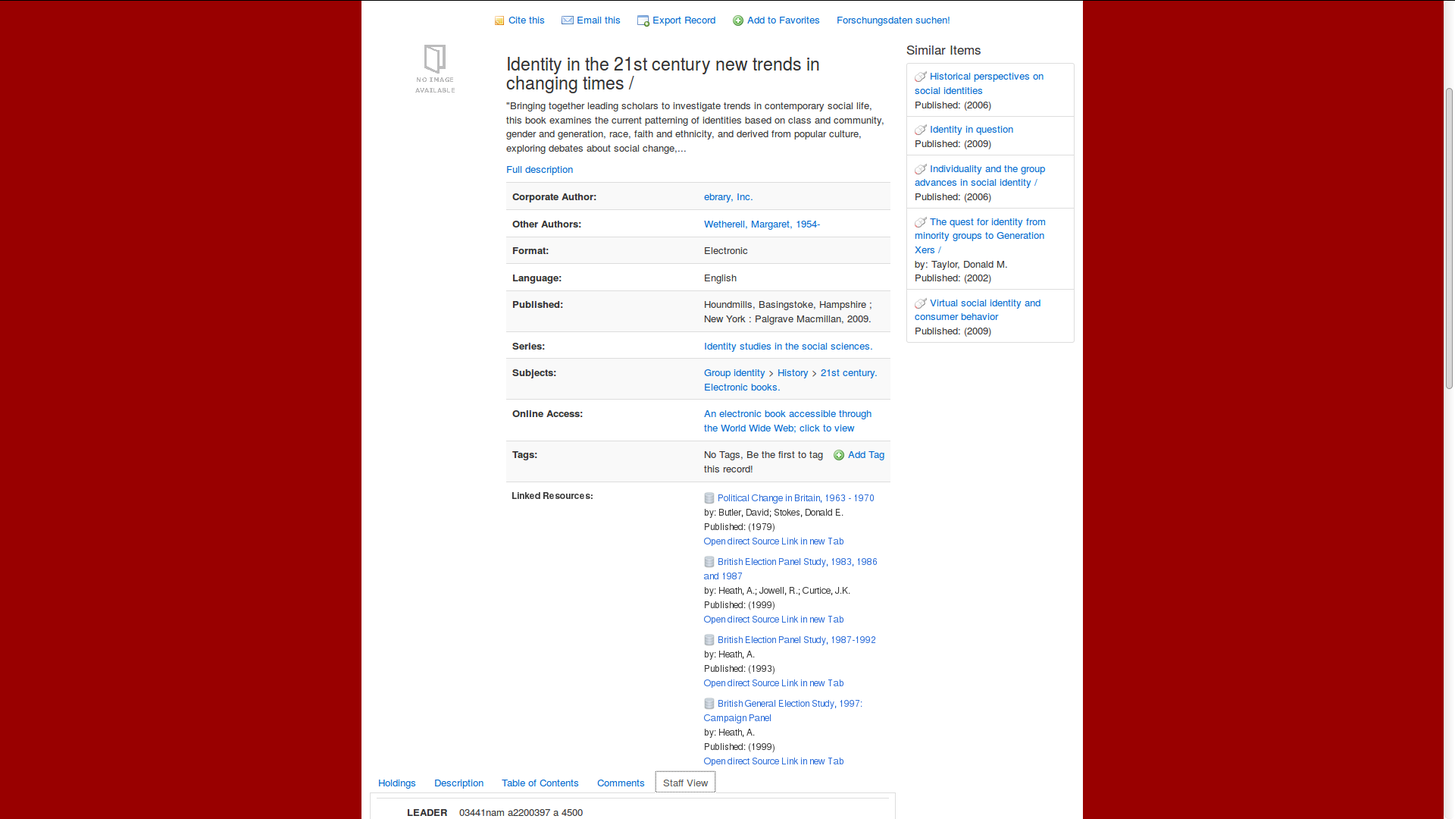
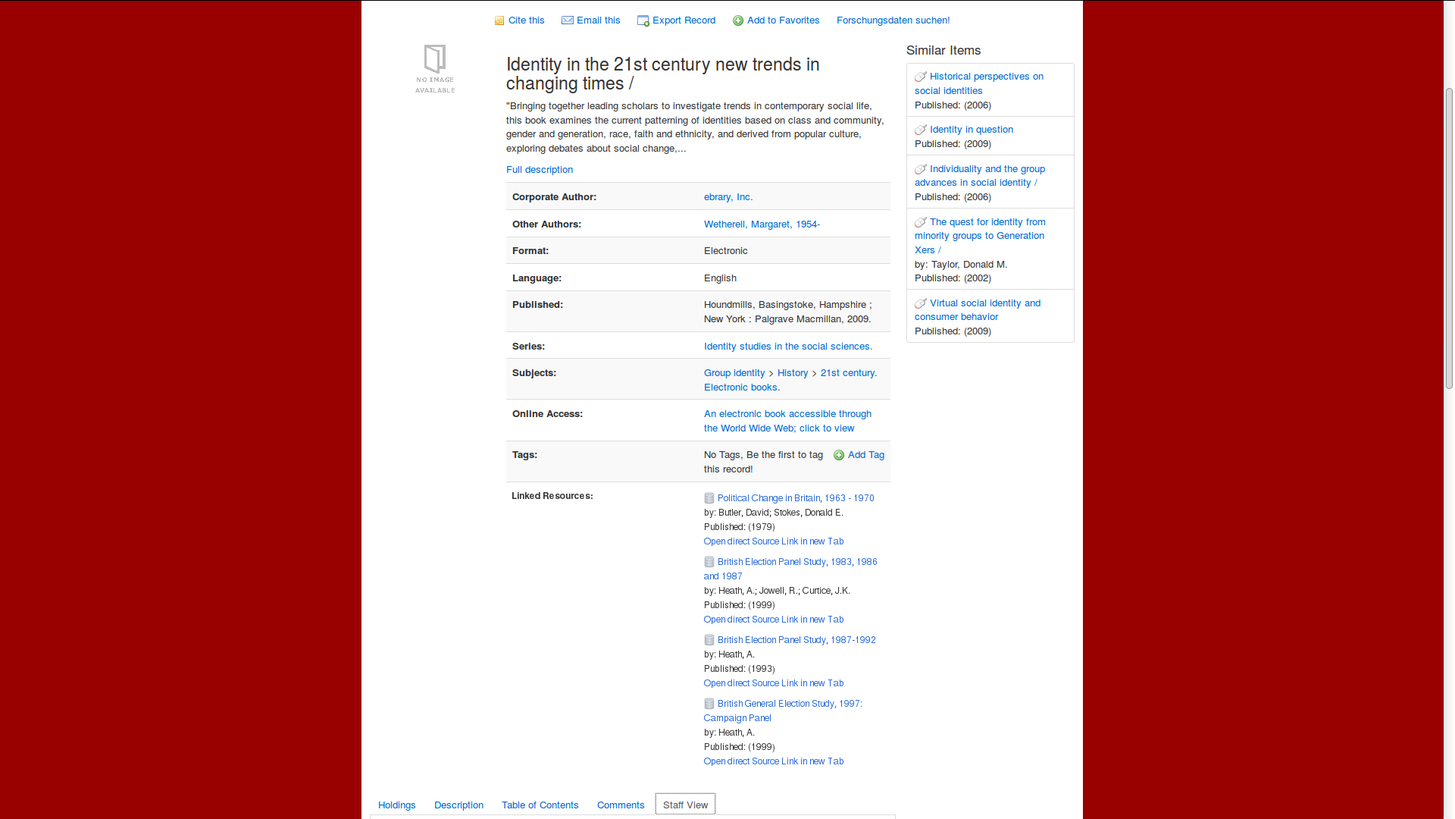
Layer changes from the first 1455 x 819 image to the second:
painted on "Screenshot_2016-01-07_12-47-38.png" over box(369, 770, 896, 816)
